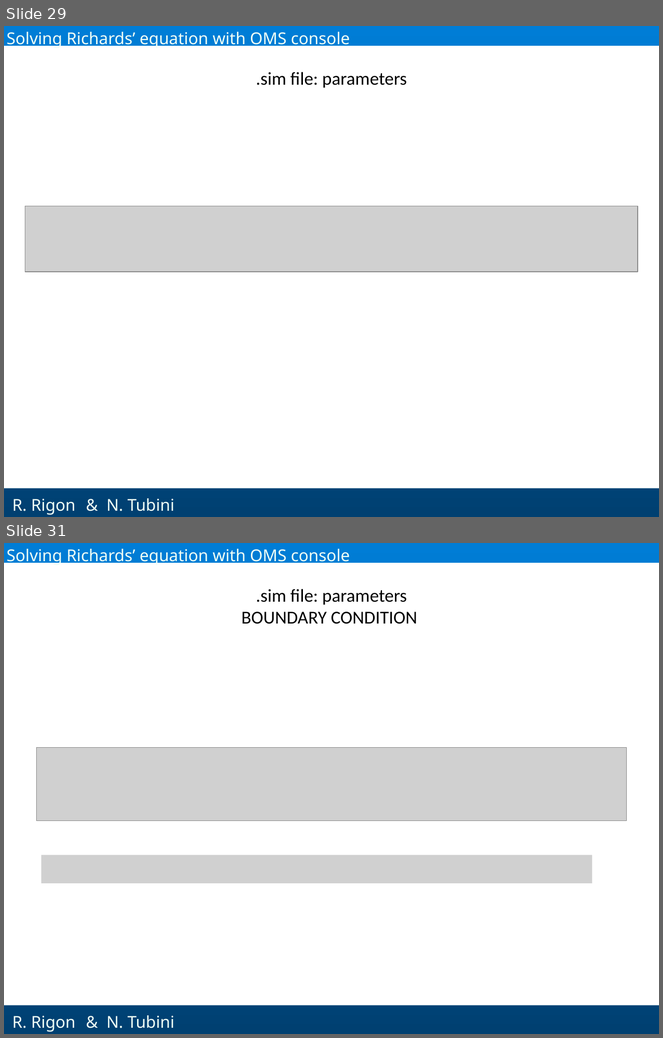
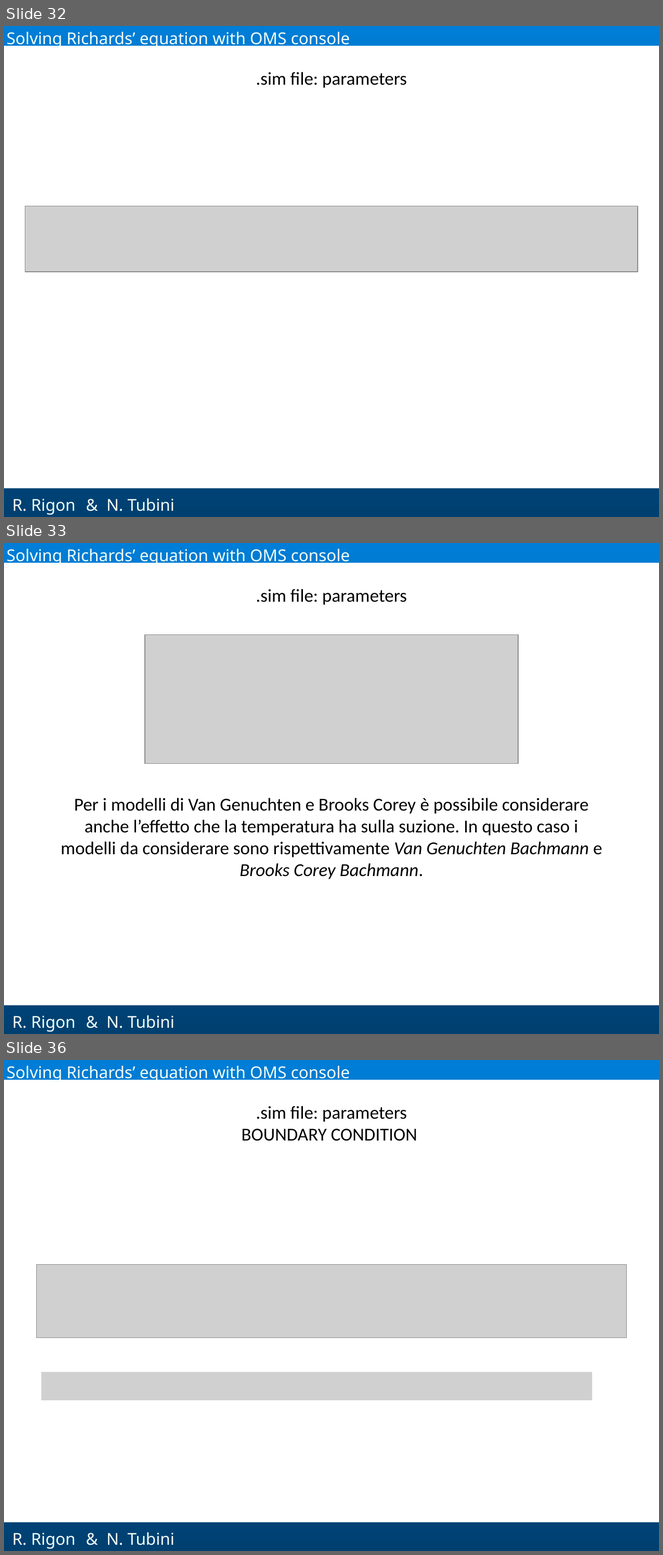
Before and after one commit to GEOframeOMSProjects/OMS_Project_Richards1D, a slide deck: Materials/Richards_OMS.pptx. Shown one above the other, each under a label of ours: slides 29 and 31 before the commit, slides 32, 33 and 36 after it; the slides between them are not shown. The pictures are 663x1038 and 663x1555 pixels, drawn with LibreOffice and Linux fonts; fonts in the diff are those of the drawing; grey boxes stand for pictures; background and template pictures are left out. Boxes give left, top, right and bottom in pixels: in the first picture for what was removed or moved away, otherwise in the second. Text is boxed around its words. In the diff, an @@ line names an element or a change of style, - is before the commit and + after.

```diff
--- a/Materials/Richards_OMS.pptx
+++ b/Materials/Richards_OMS.pptx
@@ slide 33 added at [4, 543, 659, 1034], background gradient #007DD6 to #004071; not listed: 2 template elements that a slide beside it also shows @@
@@ text added at [7, 549, 350, 565], 18 pt, text #F1FEF6 @@
+Solving Richards’ equation with OMS console
@@ text added at [256, 589, 407, 605], 20 pt, text #000000 @@
+.sim file: parameters
@@ picture added at [145, 635, 518, 764] @@
@@ text added at [61, 798, 602, 879], 20 pt, text #000000 @@
+Per i modelli di Van Genuchten e Brooks Corey è possibile considerare anche l’effetto che la temperatura ha sulla suzione. In questo caso i modelli da considerare sono rispettivamente Van Genuchten Bachmann e Brooks Corey Bachmann.
@@ text added at [106, 1016, 175, 1029], 18 pt, text #F1FEF6 @@
+& N. Tubini
@@ what was slide 29 is now slide 32 @@
@@ what was slide 31 is now slide 36 @@
```
Also in this commit, not shown: 15 slides changed, 5 other slides added, 1 slide removed, 13 other files.
